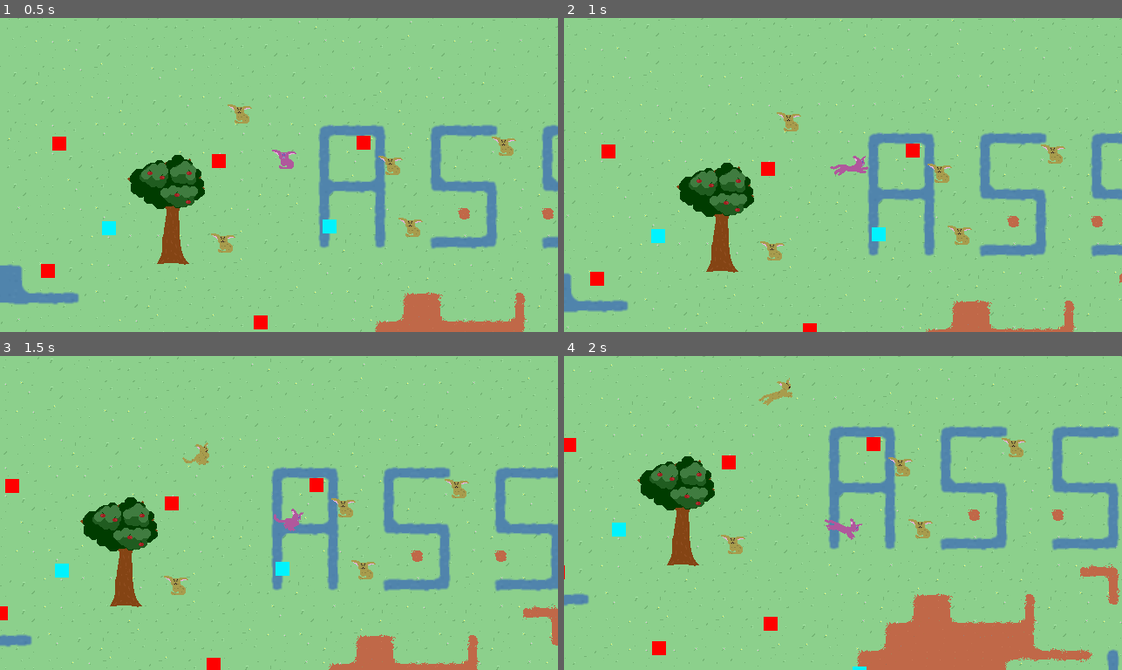
Above: before the commit, frames 1-4 (two rows, left to right).
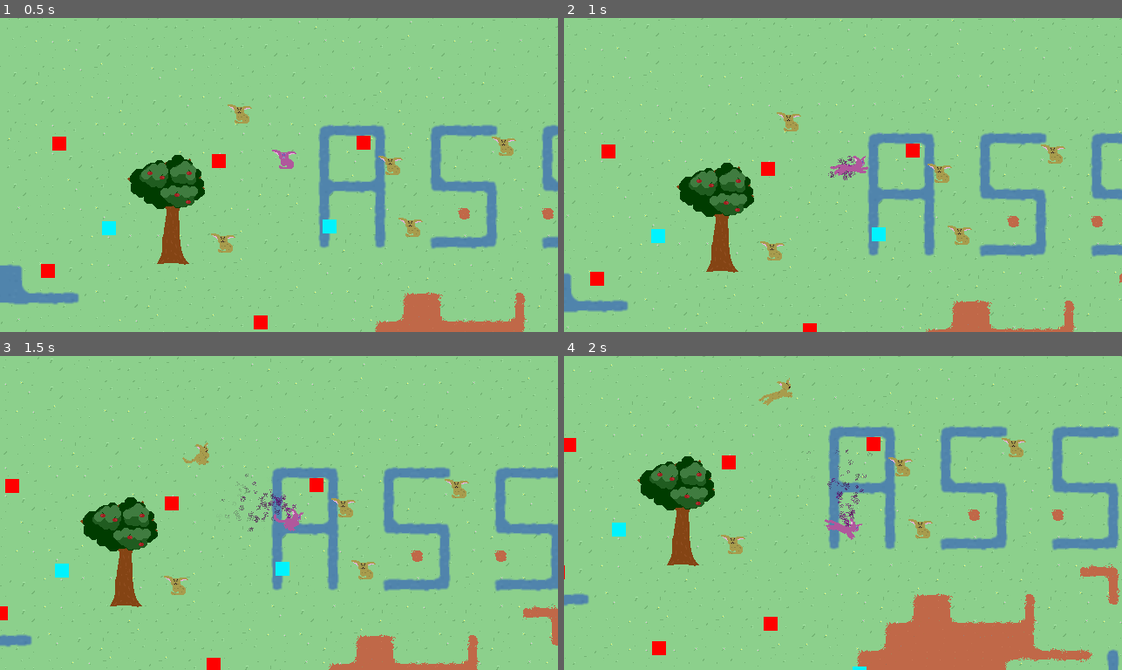
Above: after the commit, the same moments.

Repository: pusio/gamejam-acerola0-aberration
Game: Godot game, scene res://scenes/Game.tscn
Two runs of this game, one before a commit and one after it. Both use one fixed random seed, a clock stepped at 60 frames per second and the inputs below.
Inputs:
- Up to frame 1 (0.5 s): no input
- Up to frame 2 (1 s): tap Enter (ui_accept) at 0.5, 0.6, 0.77 s; hold D (right) from 0.53 s (still down)
- Up to frame 3 (1.5 s): tap Enter (ui_accept) at 1.07, 1.35 s; release D (right) at 1.28 s; hold S (down) from 1.28 s (still down)
- Up to frame 4 (2 s): keep holding S (down); tap Enter (ui_accept) at 1.52, 1.82 s

Frame 1 is identical in both runs. In frame 2, less than 0.1% of the frame differs, in the area x 47-53%, y 43-52%; in frame 3, 0.2%, in the area x 39-54%, y 37-56%; in frame 4, 0.2%.

Commit message:
Some work with particles

Diff:
--- a/game/objects/creatures/Ocelot.tscn
+++ b/game/objects/creatures/Ocelot.tscn
@@ -579,8 +579,9 @@
 wall_min_slide_angle = 0.0
 script = ExtResource("1_a0h05")
 
-[node name="SpieciesController" type="Node" parent="."]
+[node name="SpieciesController" type="Node" parent="." node_paths=PackedStringArray("particleAttachmentPoint")]
 script = ExtResource("2_u1ydl")
+particleAttachmentPoint = NodePath("../Origin/Anchor/Body/ParticleAttachmentPoint")
 
 [node name="CollisionShape2D" type="CollisionShape2D" parent="."]
 position = Vector2(0, -5)
@@ -598,6 +599,9 @@
 region_enabled = true
 region_rect = Rect2(62, 229, 39, 15)
 
+[node name="ParticleAttachmentPoint" type="Node2D" parent="Origin/Anchor/Body"]
+position = Vector2(11, 4)
+
 [node name="Head" type="Sprite2D" parent="Origin/Anchor/Body"]
 position = Vector2(-8, -10)
 texture = ExtResource("2_goj0e")
--- /dev/null
+++ b/game/objects/fx/MagicSpell-DeathLoop.tscn
@@ -0,0 +1,28 @@
+[gd_scene load_steps=4 format=3 uid="uid://oyhokuxdrras"]
+
+[ext_resource type="Texture2D" uid="uid://dnbrxehg1hbeh" path="res://textures/particle-death.png" id="1_g0qbg"]
+[ext_resource type="Script" path="res://scripts/ParticleOneShot.gd" id="2_o2ekg"]
+
+[sub_resource type="Gradient" id="Gradient_n02mv"]
+offsets = PackedFloat32Array(0, 0.753333, 1)
+colors = PackedColorArray(0.627706, 0, 0.649351, 0.682353, 0.29, 0, 0.3, 0.54902, 0.0666667, 0, 0.0705882, 0)
+
+[node name="CPUParticles2D" type="CPUParticles2D"]
+z_index = -1
+emitting = false
+amount = 20
+one_shot = true
+explosiveness = 0.5
+randomness = 0.5
+lifetime_randomness = 0.5
+texture = ExtResource("1_g0qbg")
+spread = 180.0
+gravity = Vector2(0, 0)
+initial_velocity_min = 10.0
+initial_velocity_max = 50.0
+angle_min = -45.0
+angle_max = 45.0
+scale_amount_min = 0.2
+scale_amount_max = 0.4
+color_ramp = SubResource("Gradient_n02mv")
+script = ExtResource("2_o2ekg")
--- a/game/scenes/Game.tscn
+++ b/game/scenes/Game.tscn
@@ -19,7 +19,7 @@
 y_sort_enabled = true
 
 [node name="TileMap" parent="." instance=ExtResource("1_qdo8x")]
-z_index = -1
+z_index = -100
 layer_0/tile_data = PackedInt32Array(131069, 65536, 1, 131070, 65536, 0, 131071, 131072, 2, 65535, 0, 1, 0, 131072, 2,  …(15436 unchanged characters)…
 
 [node name="GlobalShortcuts" type="Node" parent="."]
--- /dev/null
+++ b/game/scripts/ParticleOneShot.gd
@@ -0,0 +1,13 @@
+extends CPUParticles2D
+
+
+func _ready() -> void:
+	connect("finished", onFinish)
+	emitting = true
+	return
+
+
+# Called every frame. 'delta' is the elapsed time since the previous frame.
+func onFinish() -> void:
+	queue_free()
+	return
--- a/game/scripts/Player.gd
+++ b/game/scripts/Player.gd
@@ -3,10 +3,17 @@
 
 @onready var spieciesController: Spiecies = $SpieciesController
 
+# func _ready()->void:
+# 	spieciesController.attachParticle(preload("res://objects/fx/MagicSpell-DeathLoop.tscn"))
+# 	return
+
 
 func _physics_process(delta: float) -> void:
 	var direction = Input.get_vector("left", "right", "up", "down")
 	spieciesController.process(self, delta, direction)
+	# tmp particle test
+	if Input.is_action_just_pressed("ui_accept"):
+		spieciesController.attachParticle(preload("res://objects/fx/MagicSpell-DeathLoop.tscn"))
 	return
 
 
--- a/game/scripts/creatures/Spiecies.gd
+++ b/game/scripts/creatures/Spiecies.gd
@@ -1,6 +1,15 @@
 extends Node
 class_name Spiecies
+
+@export var particleAttachmentPoint: Node2D
 
 
 func process(_body: CharacterBody2D, _delta: float, _direction: Vector2) -> void:
 	return
+
+
+func attachParticle(particleTscn: Resource):
+	var particle = particleTscn.instantiate()
+	particleAttachmentPoint.add_child(particle)
+	particle.position = Vector2.ZERO
+	return
Binary file added: game/textures/particle-death.png
Not shown, added: game/textures/particle-death.png.import
Not shown, added: assets/aseprite/particle.aseprite
